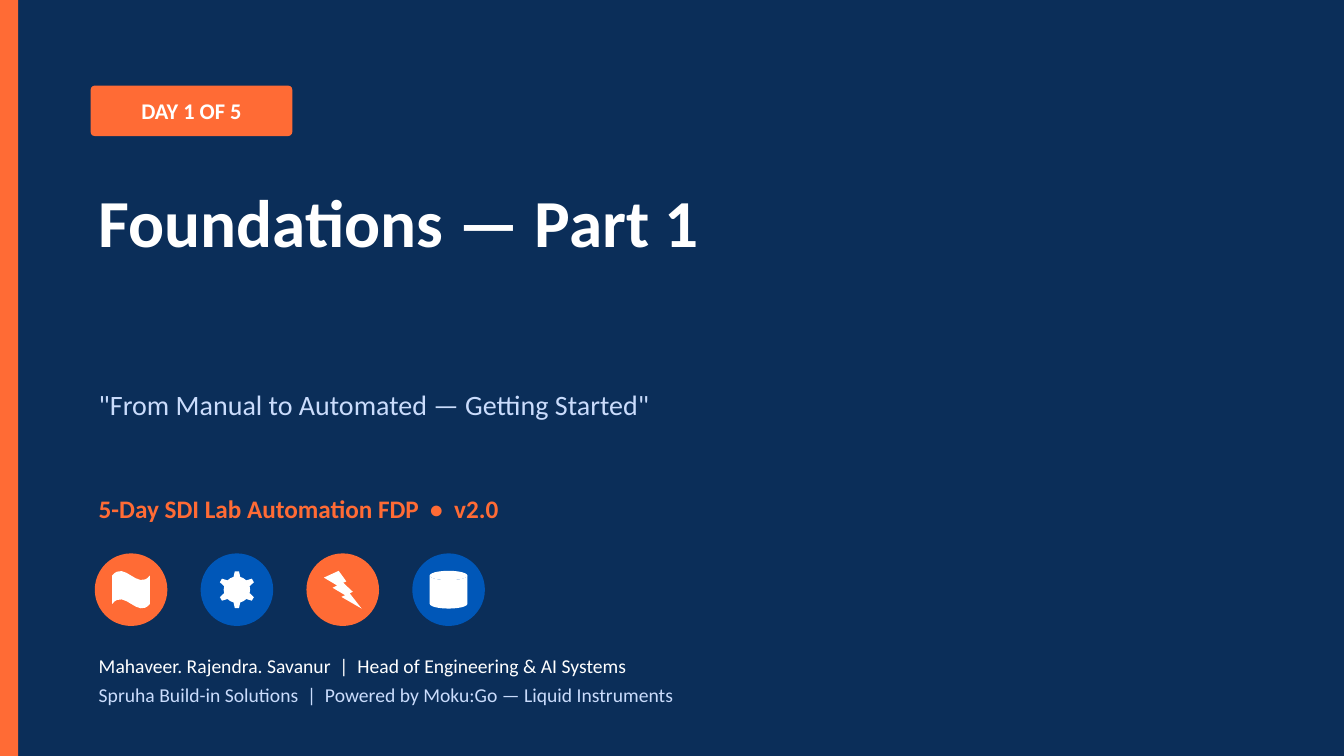
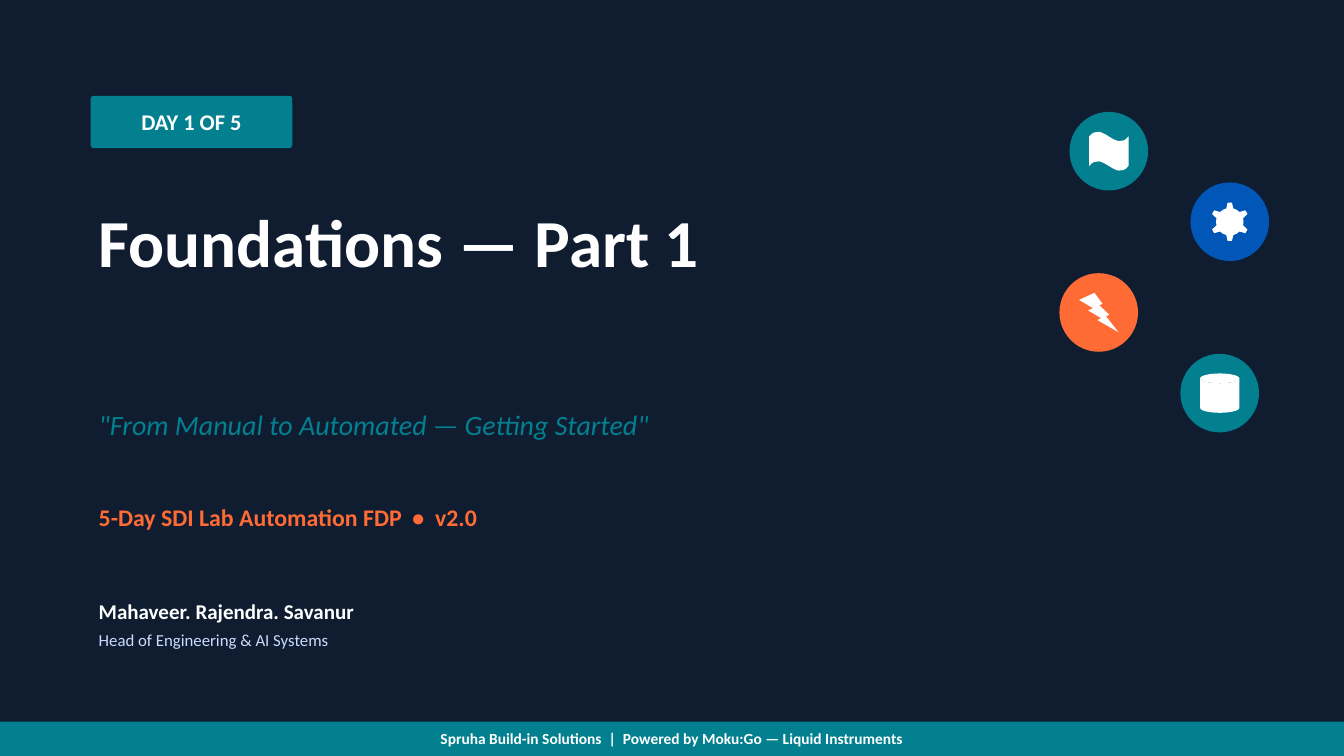
Before and after one commit to XMahaveer/sdi-fdp-workshop, a slide deck: slide 1 of v1-physical/slides/Day1_Foundations_Part1.pptx. Drawn at 1344x756 pixels with LibreOffice and Linux fonts; fonts in the diff are those of the drawing. Boxes give left, top, right and bottom in pixels: in the first picture for what was removed or moved away, otherwise in the second. Text is boxed around its words. In the diff, an @@ line names an element or a change of style, - is before the commit and + after.

```diff
--- a/v1-physical/slides/Day1_Foundations_Part1.pptx
+++ b/v1-physical/slides/Day1_Foundations_Part1.pptx
@@ rectangle at [0, 0, 1344, 756]: fill #0B2E59 to #101D31 @@
@@ rectangle removed at [0, 0, 18, 756] @@
@@ rounded rectangle "DAY 1 OF 5": place and size @@
-rounded rectangle "DAY 1 OF 5" at [91, 86, 292, 136]
+rounded rectangle "DAY 1 OF 5" at [91, 96, 292, 148]
@@ rounded rectangle "DAY 1 OF 5" at [91, 96, 292, 148]: fill #FF6B35 to #028090; proportions changed @@
@@ ellipse added at [1070, 112, 1148, 191], fill #028090 @@
@@ wave: place and size @@
-wave at [112, 571, 149, 608]
+wave at [1089, 131, 1128, 170]
@@ text "Foundations — Part 1": place and size @@
-text "Foundations — Part 1" at [99, 199, 699, 248]
+text "Foundations — Part 1" at [99, 219, 699, 268]
@@ ellipse: place and size @@
-ellipse at [201, 554, 273, 626]
+ellipse at [1191, 182, 1269, 261]
@@ gear: place and size @@
-gear at [218, 571, 255, 608]
+gear at [1211, 202, 1250, 241]
@@ ellipse: place and size @@
-ellipse at [95, 554, 167, 626]
+ellipse at [1060, 273, 1138, 352]
@@ lightning bolt: place and size @@
-lightning bolt at [324, 571, 361, 608]
+lightning bolt at [1080, 292, 1119, 332]
@@ ellipse added at [1181, 354, 1259, 433], fill #028090 @@
@@ cylinder: place and size @@
-cylinder at [430, 571, 467, 608]
+cylinder at [1200, 374, 1239, 413]
@@ text ""From Manual to Automated — ...": place and size @@
-text ""From Manual to Automated — ..." at [99, 395, 649, 420]
+text ""From Manual to Automated — ..." at [99, 415, 649, 440]
@@ text ""From Manual to Automated — ..." at [99, 415, 649, 440]: text colour #CADCFC to #028090, italic on @@
@@ text "5-Day SDI Lab Automation FDP ...": place and size @@
-text "5-Day SDI Lab Automation FDP ..." at [99, 500, 498, 522]
+text "5-Day SDI Lab Automation FDP ..." at [99, 509, 477, 530]
@@ text "5-Day SDI Lab Automation FDP ..." at [99, 509, 477, 530]: size 18 to 17 pt @@
@@ ellipse removed at [307, 554, 379, 626] @@
@@ ellipse removed at [412, 554, 485, 626] @@
@@ text added at [99, 604, 354, 649], 12 pt, text #CADCFC @@
+Mahaveer. Rajendra. Savanur
+Head of Engineering & AI Systems
@@ text in rectangle at [99, 659, 626, 677]: paragraph removed @@
-Mahaveer. Rajendra. Savanur | Head of Engineering & AI Systems
@@ rectangle "Spruha Build-in Solutions | Powered ...": place and size @@
-rectangle "Spruha Build-in Solutions | Powered ..." at [99, 659, 673, 705]
+rectangle "Spruha Build-in Solutions | Powered ..." at [0, 722, 1344, 756]
@@ rectangle "Spruha Build-in Solutions | Powered ..." at [0, 722, 1344, 756]: size 14 to 11 pt, text colour #CADCFC to #FFFFFF, bold on; alignment left to centre; less space between paragraphs; vertical alignment top to middle; fill none to #028090 @@
```
Also in this commit, not shown: 12 other slides changed, 4 other files.
